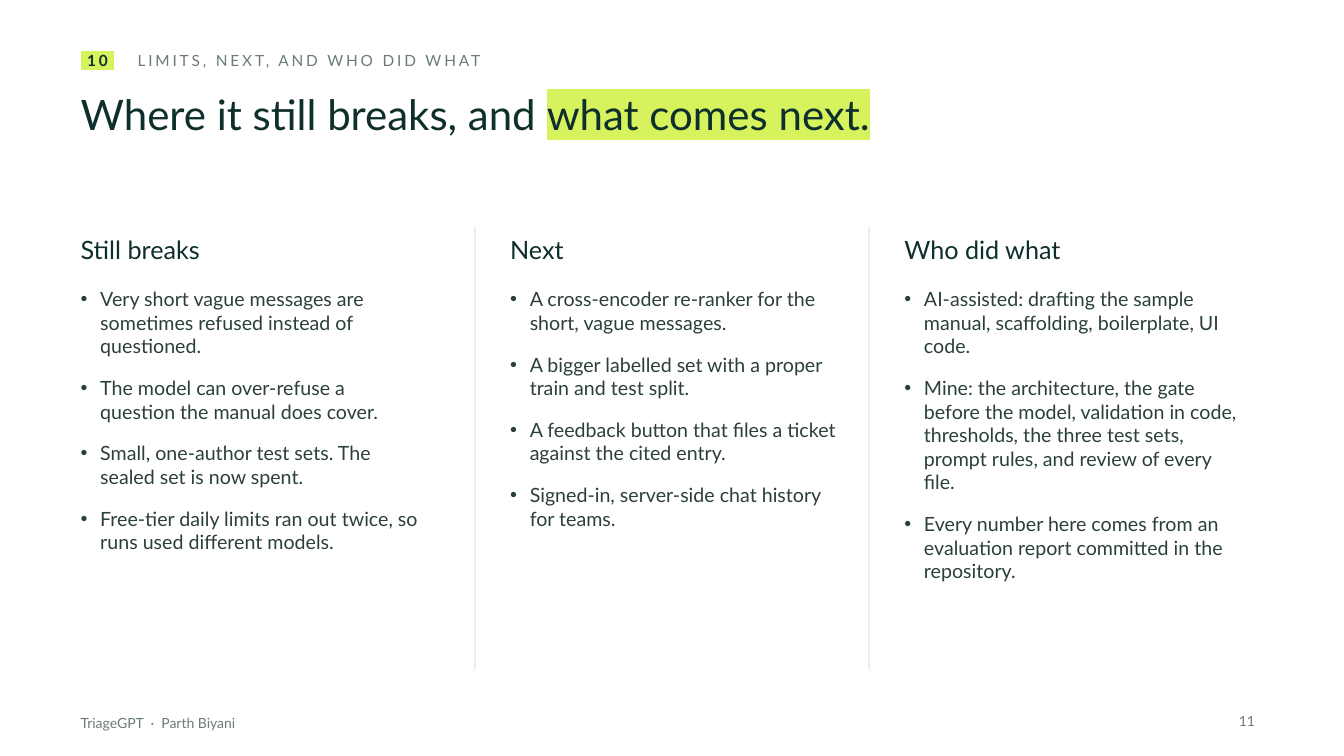
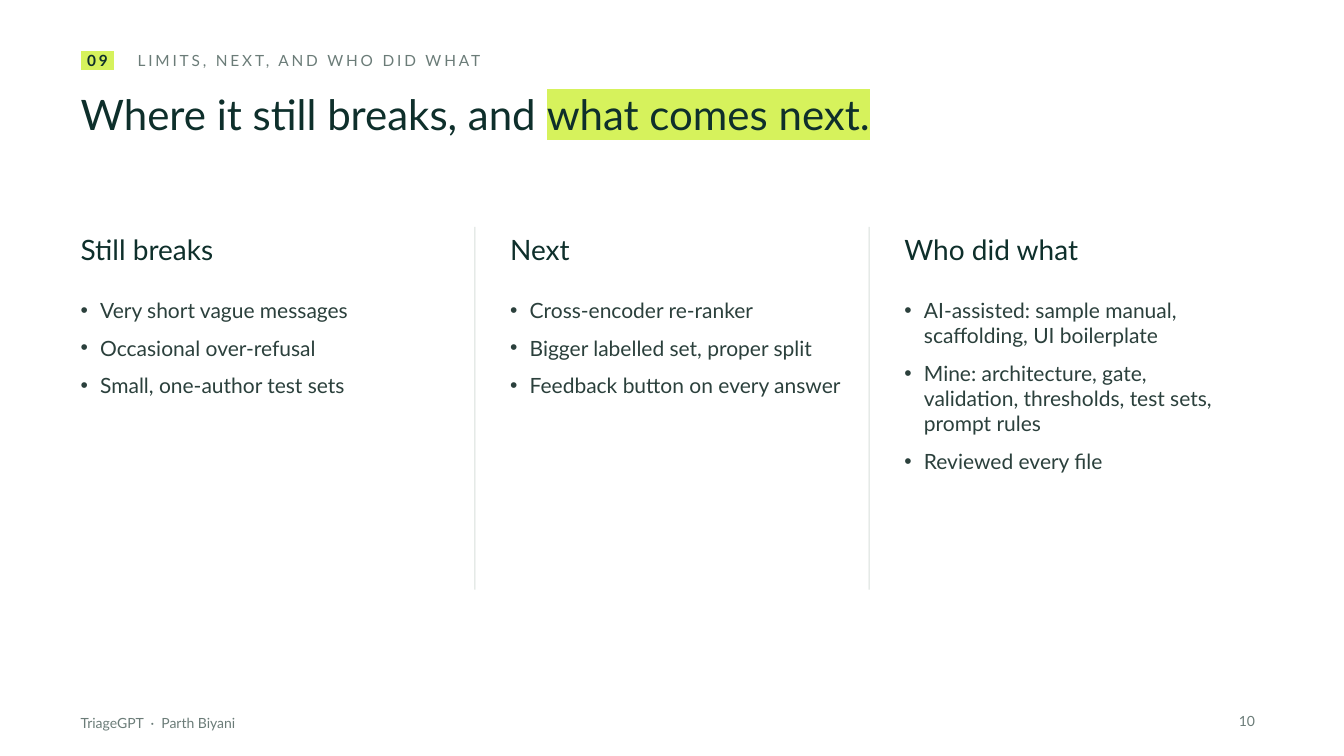
Before and after one commit to ParthBiyani/AI-Troubleshooting-Assistant, a slide deck: slide 10 of docs/presentation/TriageGPT_deck.pptx (slide 11 before the commit). Drawn at 1344x756 pixels with LibreOffice and Linux fonts; fonts in the diff are those of the drawing. Boxes give left, top, right and bottom in pixels: in the first picture for what was removed or moved away, otherwise in the second. Text is boxed around its words. In the diff, an @@ line names an element or a change of style, - is before the commit and + after.

```diff
--- a/docs/presentation/TriageGPT_deck.pptx
+++ b/docs/presentation/TriageGPT_deck.pptx
@@ text at bbox=[87, 54, 870, 131]: text changed @@
-10 LIMITS, NEXT, AND WHO DID WHAT
+09 LIMITS, NEXT, AND WHO DID WHAT
@@ line moved from (475, 227) - (475, 670) to (475, 227) - (475, 590) @@
@@ line moved from (869, 227) - (869, 670) to (869, 227) - (869, 590) @@
@@ size 18 to 20 pt in 3 elements at bbox=[81, 239, 213, 261], bbox=[510, 240, 570, 260], bbox=[904, 239, 1078, 261] @@
@@ text at bbox=[100, 302, 348, 396]: text changed; size 14 to 15 pt @@
-• Very short vague messages are sometimes refused instead of questioned.
-• The model can over-refuse a question the manual does cover.
-• Small, one-author test sets. The sealed set is now spent.
-• Free-tier daily limits ran out twice, so runs used different models.
+• Very short vague messages
+• Occasional over-refusal
+• Small, one-author test sets
@@ text at bbox=[530, 302, 840, 397]: text changed; size 14 to 15 pt @@
-• A cross-encoder re-ranker for the short, vague messages.
-• A bigger labelled set with a proper train and test split.
-• A feedback button that files a ticket against the cited entry.
-• Signed-in, server-side chat history for teams.
+• Cross-encoder re-ranker
+• Bigger labelled set, proper split
+• Feedback button on every answer
@@ text at bbox=[924, 302, 1211, 473]: text changed; size 14 to 15 pt @@
-• AI-assisted: drafting the sample manual, scaffolding, boilerplate, UI code.
-• Mine: the architecture, the gate before the model, validation in code, thresholds, the three test sets, prompt rules, and review of every file.
-• Every number here comes from an evaluation report committed in the repository.
+• AI-assisted: sample manual, scaffolding, UI boilerplate
+• Mine: architecture, gate, validation, thresholds, test sets, prompt rules
+• Reviewed every file
@@ page number at bbox=[1239, 716, 1255, 726]: text changed @@
-11
+10
```
Also in this commit, not shown: 12 other slides changed, 1 slide added, 1 slide removed.
